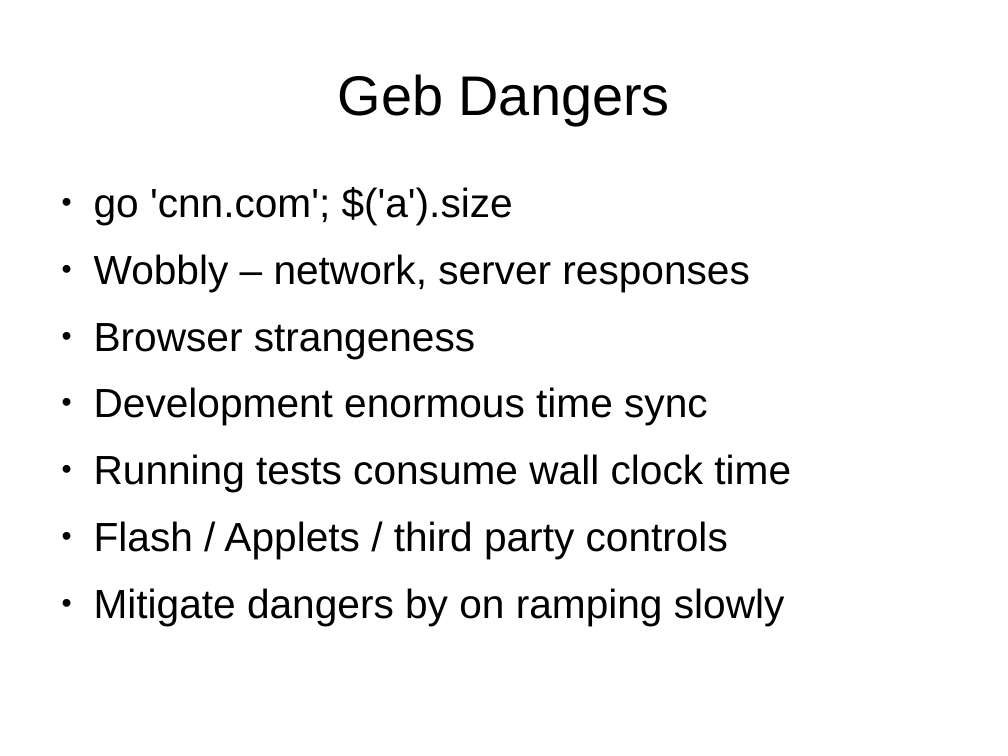
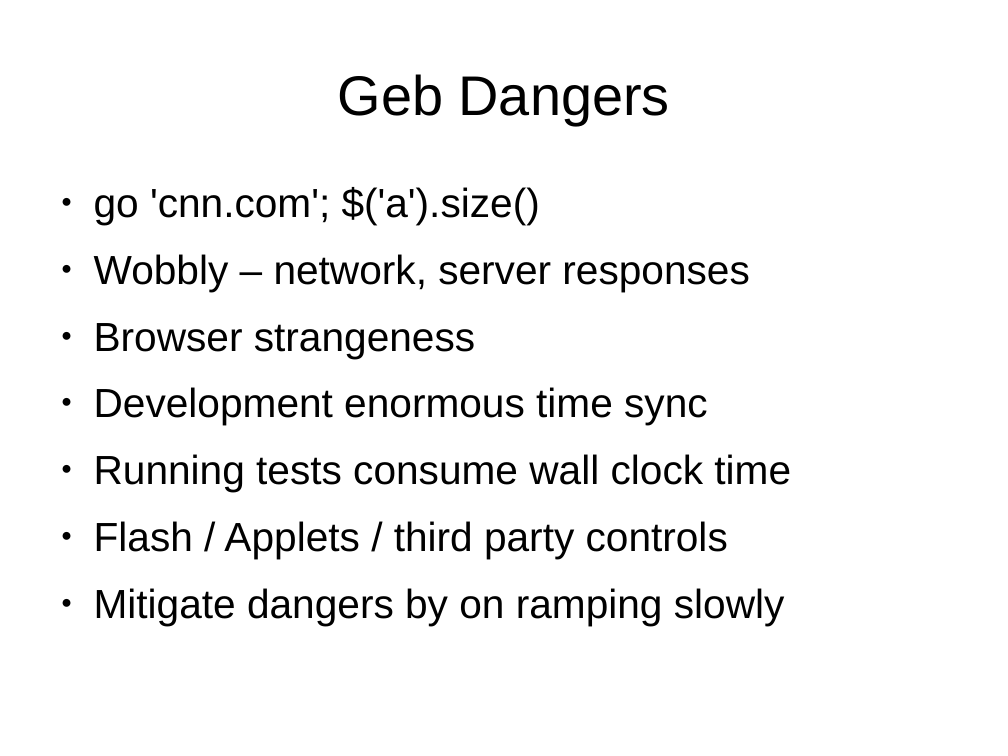
Before and after one commit to bherrmann7/simple-geb, a slide deck: slide 26 of talk/talk.odp. Drawn at 1008x756 pixels with LibreOffice and Linux fonts; fonts in the diff are those of the drawing. Boxes give left, top, right and bottom in pixels: in the first picture for what was removed or moved away, otherwise in the second. Text is boxed around its words. In the diff, an @@ line names an element or a change of style, - is before the commit and + after.

```diff
--- a/talk/talk.odp
+++ b/talk/talk.odp
@@ text at [94, 187, 540, 225]: text changed @@
-● go 'cnn.com'; $('a').size
+● go 'cnn.com'; $('a').size()
```
Also in this commit, not shown: 4 other slides changed, 2 other files.
